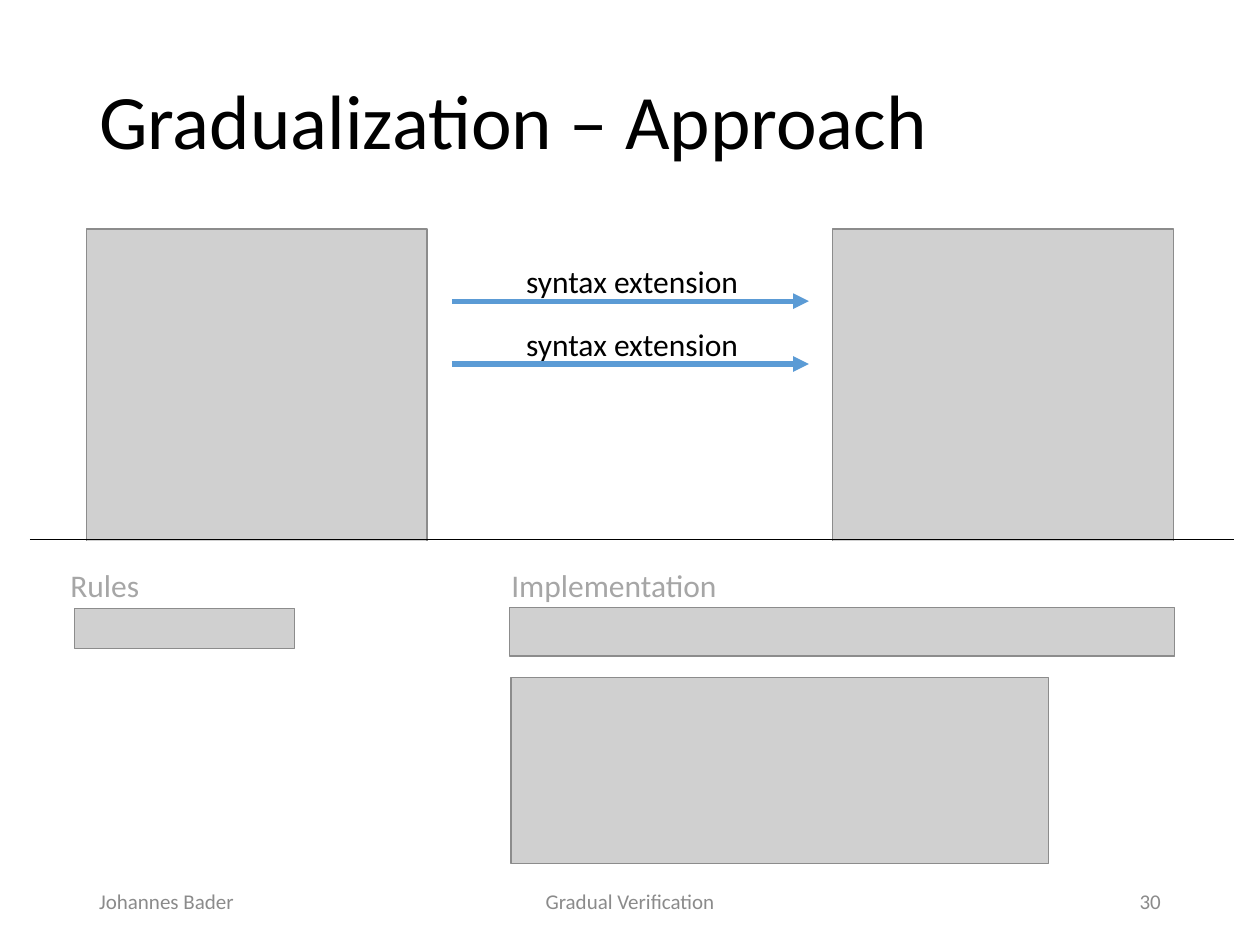
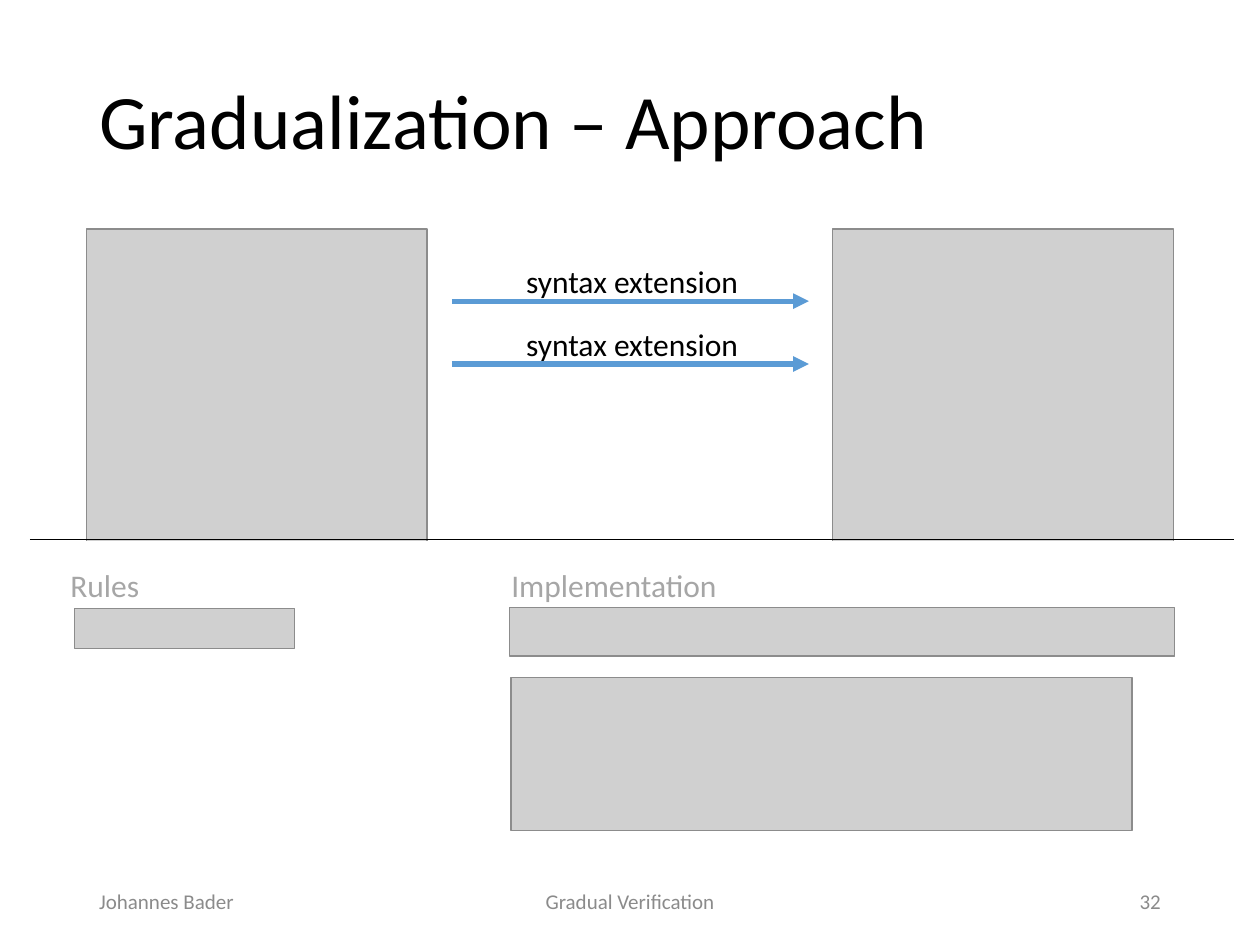
Before and after one commit to olydis/GradVerThesis, a slide deck: slide 32 of presentation/PLunch.pptx (slide 30 before the commit). Drawn at 1260x945 pixels with LibreOffice and Linux fonts; fonts in the diff are those of the drawing; grey boxes stand for pictures. Boxes give left, top, right and bottom in pixels: in the first picture for what was removed or moved away, otherwise in the second. Text is boxed around its words. In the diff, an @@ line names an element or a change of style, - is before the commit and + after.

```diff
--- a/presentation/PLunch.pptx
+++ b/presentation/PLunch.pptx
@@ picture: place and size @@
-picture at (512,678,1048,864)
+picture at (512,678,1133,830)
@@ page number at (1140,895,1161,909): text changed @@
-30
+32
```
Also in this commit, not shown: 14 other slides changed, 2 slides added, 1 other file.
